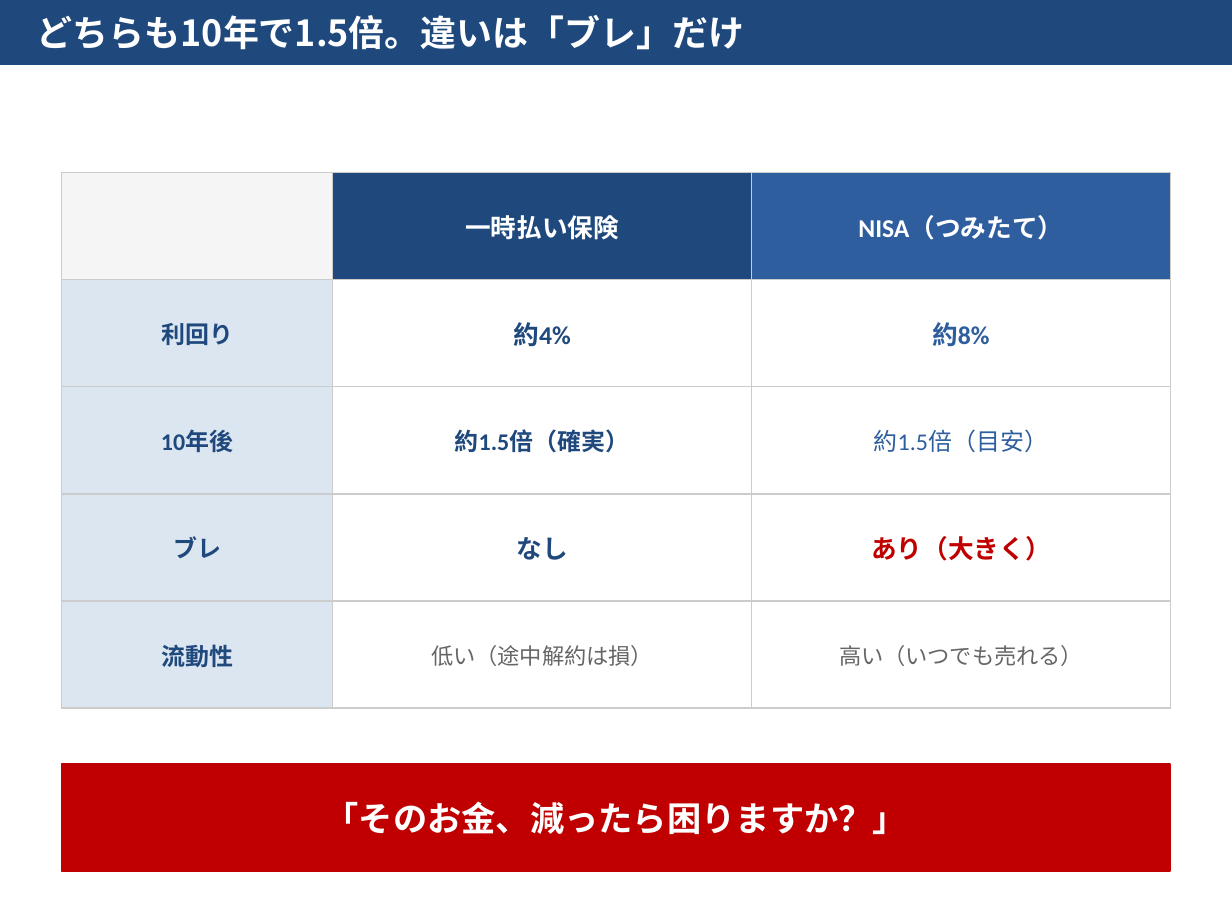
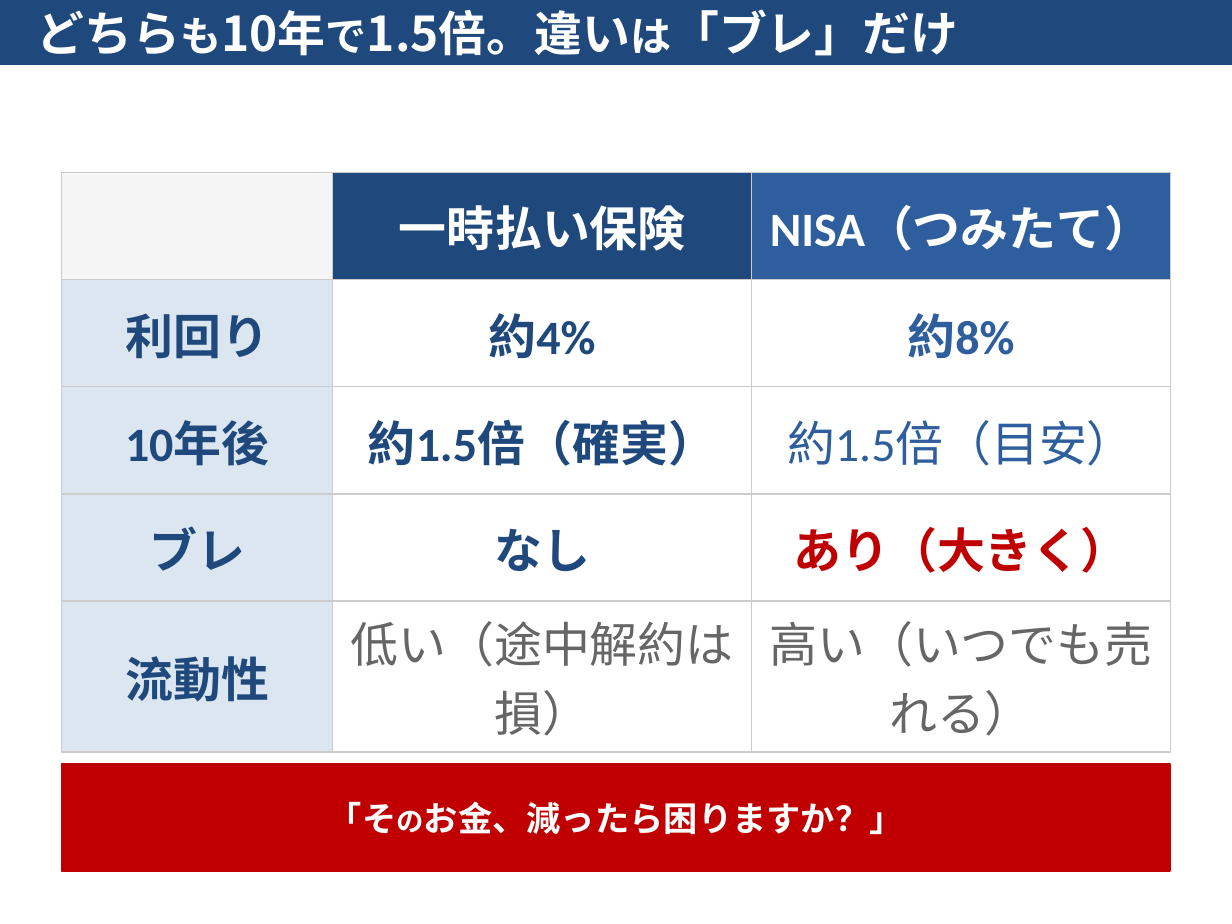
Before and after one commit to love2u2aya/seminar-hoken-vs-nisa, a slide deck: slide 11 of seminar_slides.pptx. Drawn at 1232x924 pixels with LibreOffice and Linux fonts; fonts in the diff are those of the drawing. Boxes give left, top, right and bottom in pixels: in the first picture for what was removed or moved away, otherwise in the second. Text is boxed around its words. In the diff, an @@ line names an element or a change of style, - is before the commit and + after.

```diff
--- a/seminar_slides.pptx
+++ b/seminar_slides.pptx
@@ text "どちらも10年で1.5倍。違いは「ブレ」だけ" at (37,9,958,56): size 21 to 28 pt, size 21 to 24 pt in "どちらも10年で1.5倍。違いは「ブレ」だけ" @@
@@ table at (62,172,1170,740) @@
@@ size 15 to 28 pt in "一時払い保険", "NISA（つみたて）", "約4%", "約8%" and 2 more places @@
@@ size 14 to 28 pt in "利回り", "10年後", "約1.5倍（確実）", "約1.5倍（目安）" and 2 more places @@
@@ size 13 to 28 pt in "低い（途中解約は損）", "高い（いつでも売れる）" @@
@@ text "「そのお金、減ったら困りますか？」" at (328,801,904,834): size 20 to 16 pt in "「そのお金、減ったら困りますか？」" @@
```
Also in this commit, not shown: 26 other slides changed, 1 other file.
